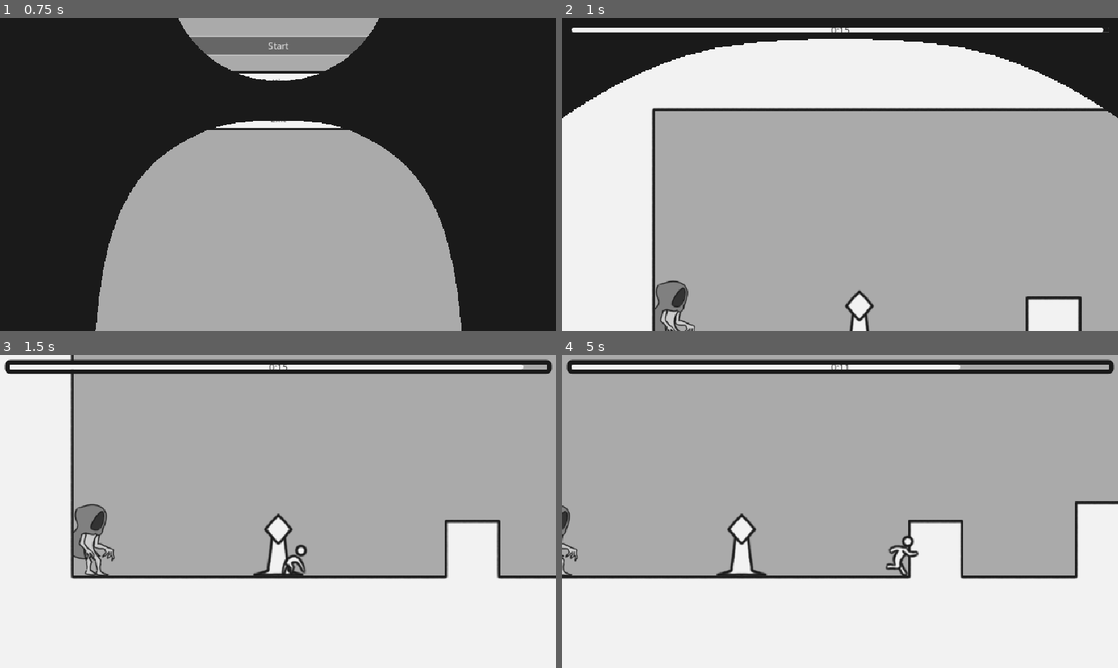
Above: before the commit, frames 1-4 (two rows, left to right).
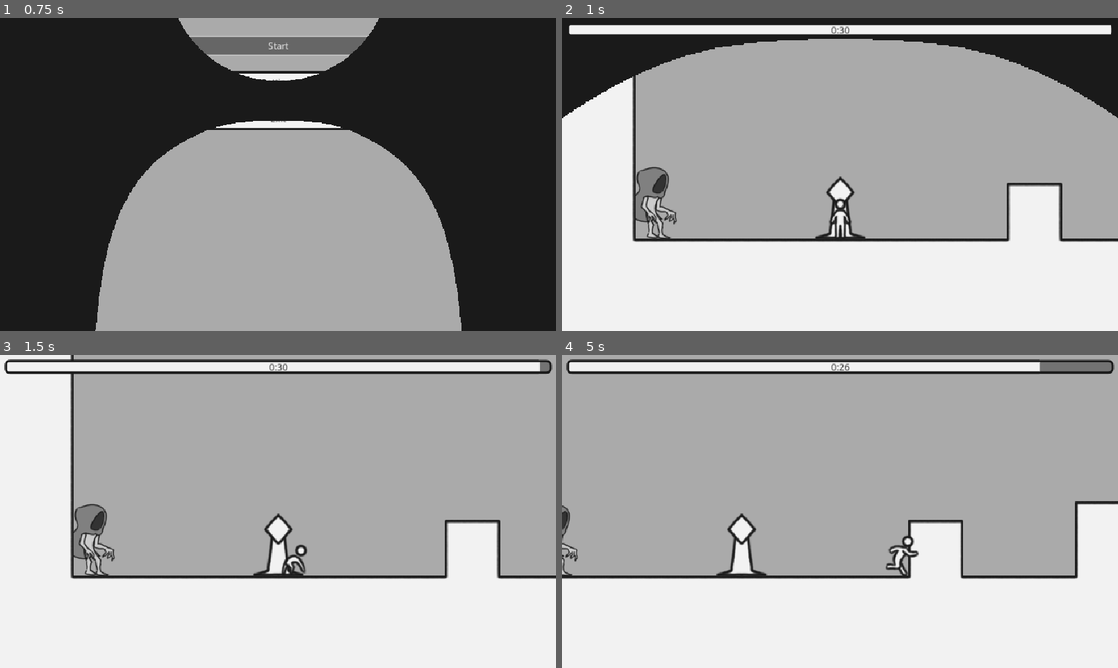
Above: after the commit, the same moments.

Repository: Spritehouse-Studio/Playing-With-Yourself
Game: Godot game, scene res://game/levels/main_menu/main_menu.tscn
The game is run twice, just before and just after one commit, with the same random seed, the same clock (stepped at 60 frames per second) and the same inputs. Sound files missing from this copy of the repository are replaced by a short silence.
Inputs (mouse positions are in pixels of both pictures, inside the frame that each line leads up to):
- Up to frame 1 (0.75 s): click "Start" at 0.5 s
- Up to frame 2 (1 s): no input
- Up to frame 3 (1.5 s): tap Enter at 1.25 s; move the mouse to (400, 495) at 1.27 s; hold D (move_right) from 1.28 s (still down); tap X (attack) at 1.35 s; click (400, 495) at 1.42 s
- Up to frame 4 (5 s): tap Space (jump) at 1.52, 2.27, 3.77, 4.52 s; move the mouse to (728, 527) at 2.02 s; tap E (interact) at 2.1, 3.6 s; move the mouse to (895, 442) at 2.77 s; release D (move_right) at 2.78 s; hold A (move_left) 2.78-3.53 s; tap X (attack) at 2.85, 4.35 s; move the mouse to (812, 574) at 3.52 s; hold D (move_right) from 3.53 s (still down); click (812, 574) at 3.67 s; move the mouse to (1006, 558) at 4.27 s

Frame 1 is identical in both runs. In frame 2, 45% of the frame differs, in the area x 1-100%, y 2-100%; in frame 3, 2.1%; in frame 4, 2.4%.

Commit message:
Various bug fixes and improvements

Diff:
--- a/game/autoloads/life/life_manager.gd
+++ b/game/autoloads/life/life_manager.gd
@@ -8,12 +8,10 @@
 var lives_spent: int = 0
 
 var current_sec: int
+var max_time: float
 
 func _ready() -> void:
 	timeout.connect(_on_life_timer_timeout)
-
-func reset() -> void:
-	SessionManager.reload()
 
 func _process(_delta: float) -> void:
 	if current_sec - time_left >= 1:
@@ -21,6 +19,7 @@
 		time_changed_sec.emit(current_sec)
 
 func start_life(lifetime: float) -> void:
+	max_time = lifetime
 	current_sec = ceil(lifetime)
 	start(lifetime)
 	life_started.emit(lifetime)
@@ -29,10 +28,12 @@
 	var new_time: float = time_left + time
 	if new_time > wait_time:
 		current_sec = ceil(new_time)
-		max_time_changed.emit(current_sec)
+		max_time = new_time
+		max_time_changed.emit(max_time)
 	start(new_time)
 
 func _on_life_timer_timeout() -> void:
-	reset()
+	await get_tree().create_timer(1).timeout
 	life_over.emit()
 	lives_spent += 1
+	SessionManager.reload()
--- a/game/autoloads/scene_manager.gd
+++ b/game/autoloads/scene_manager.gd
@@ -14,7 +14,8 @@
 	await fader.faded_in
 	get_tree().change_scene_to_packed(scene)
 	fader.close()
-	await fader.faded_out
+	# Wait a frame for scene to become ready
+	await get_tree().process_frame
 
 ## Change to a new scene from one door to another
 func change_scene_transition(scene: PackedScene, transition_name: String, enter_scale: float) -> void:
--- a/game/autoloads/session_manager/session_manager.gd
+++ b/game/autoloads/session_manager/session_manager.gd
@@ -15,6 +15,7 @@
 		save_point.reload()
 	GhostManager.reset()
 	GhostManager.reload()
+	LifeManager.start_life(30)
 	AudioManager.play_audio(reload_audio, save_point.global_position)
 
 func reload() -> void:
@@ -23,6 +24,7 @@
 	if is_instance_valid(save_point):
 		save_point.reload()
 	GhostManager.reload()
+	LifeManager.start_life(30)
 	AudioManager.play_audio(reload_audio, save_point.global_position)
 
 func save(current_scene: PackedScene, save_point_path: String) -> void:
--- a/game/levels/base_level.gd
+++ b/game/levels/base_level.gd
@@ -15,7 +15,6 @@
 func _ready() -> void:
 	_setup_camera()
 	_play_music()
-	LifeManager.start_life(15)
 #endregion
 
 #region Non-public methods
@@ -43,4 +42,4 @@
 
 func _on_player_death() -> void:
 	await get_tree().create_timer(1).timeout
-	LifeManager.reset()
+	SessionManager.reload()
--- a/game/levels/level1.tscn
+++ b/game/levels/level1.tscn
@@ -37,7 +37,7 @@
 scale = Vector2(2, 2)
 
 [node name="save_point" parent="save_points" index="0" instance=ExtResource("5_asq6h")]
-position = Vector2(2710, 1803)
+position = Vector2(1942, 1803)
 
 [node name="tile_map" parent="." index="7"]
 tile_map_data = PackedByteArray("AAAwADoAAAABAAEAAAAwADsAAAABAAEAAAAwADwAAAABAAEAAAAwAD0AAAABAAEAAAAwAD4AAAABAAEAAAAwAD …(7344 unchanged characters)…
--- a/game/resources/themes/theme.tres
+++ b/game/resources/themes/theme.tres
@@ -57,11 +57,11 @@
 content_margin_top = 4.0
 content_margin_right = 4.0
 content_margin_bottom = 4.0
-bg_color = Color(0.94902, 0.94902, 0.94902, 0)
-border_width_left = 8
-border_width_top = 8
-border_width_right = 8
-border_width_bottom = 8
+bg_color = Color(0.45098, 0.45098, 0.45098, 1)
+border_width_left = 4
+border_width_top = 4
+border_width_right = 4
+border_width_bottom = 4
 border_color = Color(0.101961, 0.101961, 0.101961, 1)
 corner_radius_top_left = 8
 corner_radius_top_right = 8
@@ -78,10 +78,16 @@
 content_margin_right = 2.0
 content_margin_bottom = 2.0
 bg_color = Color(0.94902, 0.94902, 0.94902, 1)
+border_width_left = 4
+border_width_top = 4
+border_width_bottom = 4
+border_color = Color(0.101961, 0.101961, 0.101961, 1)
 corner_radius_top_left = 6
-corner_radius_top_right = 6
-corner_radius_bottom_right = 6
 corner_radius_bottom_left = 6
+expand_margin_left = 8.0
+expand_margin_top = 8.0
+expand_margin_right = 8.0
+expand_margin_bottom = 8.0
 
 [resource]
 default_font = ExtResource("2_tv8eo")
--- a/game/ui/life/life_timer_ui.gd
+++ b/game/ui/life/life_timer_ui.gd
@@ -4,6 +4,9 @@
 @onready var life_time_label: Label = life_progress_bar.get_node_or_null("lifetime_label")
 
 func _ready() -> void:
+	life_progress_bar.max_value = LifeManager.max_time
+	_update_progress()
+	_update_time_label(LifeManager.current_sec)
 	LifeManager.life_started.connect(_on_life_started)
 	LifeManager.time_changed_sec.connect(_on_time_changed)
 	LifeManager.max_time_changed.connect(_on_max_time_changed)
